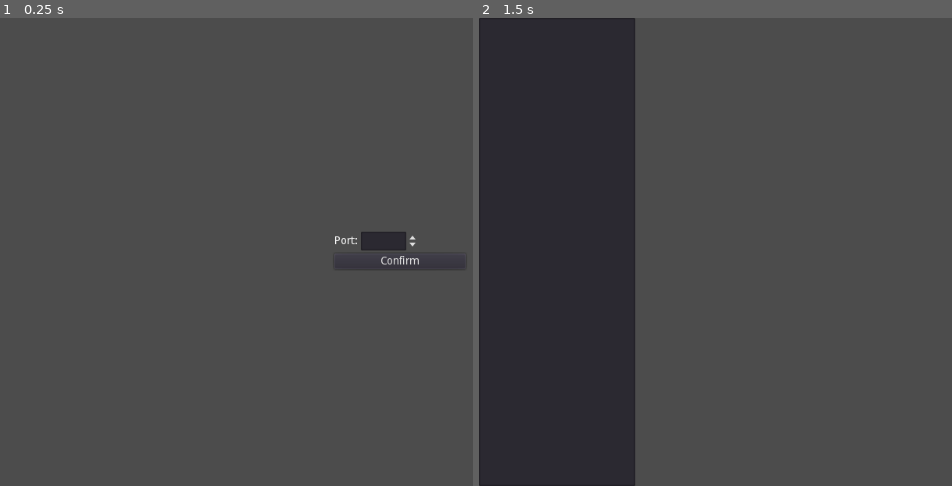
Above: before the commit, frames 1-2 (left to right).
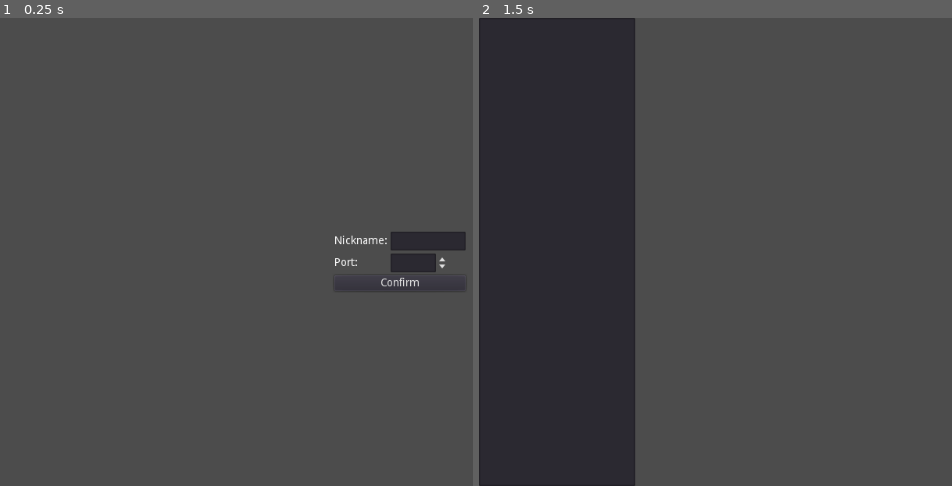
Above: after the commit, the same moments.

Repository: Shatur/joke-science
Game: Godot game, scene res://menu/start_game/start_game.tscn
Same seed, same stepped clock (60 frames per second), same inputs: the game is played once before the commit and once after it. This scene is started directly instead of the project's main scene.
Inputs:
- Up to frame 1 (0.25 s): no input
- Up to frame 2 (1.5 s): click "Confirm" at 0.5 s; tap Enter at 1.25 s

The runs differ from the first frame. In frame 1, 1.2% of the frame differs, in the area x 70-99%, y 45-59%; in frame 2, nothing differs.
Error before the commit: Attempt to call function 'connect' in base 'null instance' on a null instance. (res://core/board.gd:6)

Commit message:
Pass nickname

Diff:
--- a/core/board.gd
+++ b/core/board.gd
@@ -2,9 +2,4 @@
 
 
 func _ready() -> void:
-	# warning-ignore:return_value_discarded
-	get_tree().network_peer.connect("peer_connected", self, "_on_peer_connected")
-
-
-func _on_peer_connected(id: int) -> void:
-	print("Connected: ", str(id))
+	pass
--- /dev/null
+++ b/core/game_state.gd
@@ -0,0 +1,10 @@
+extends Node
+
+
+var player_states: Array
+
+
+mastersync func add_player(nickname: String) -> void:
+	var player_state := PlayerState.new()
+	player_state.nickname = nickname
+	print("Connected: ", nickname)
--- /dev/null
+++ b/core/player_state.gd
@@ -0,0 +1,5 @@
+class_name PlayerState
+extends Node
+
+
+var nickname: String
--- a/menu/start_game/join_game.gd
+++ b/menu/start_game/join_game.gd
@@ -12,4 +12,5 @@
 		return
 
 	get_tree().network_peer = peer
+	yield(peer, "connection_succeeded")
 	._confirm()
--- a/menu/start_game/join_game.tscn
+++ b/menu/start_game/join_game.tscn
@@ -7,35 +7,36 @@
 script = ExtResource( 2 )
 
 [node name="GridContainer" parent="." index="0"]
-margin_bottom = 52.0
+margin_bottom = 80.0
 
-[node name="IpLabel" type="Label" parent="GridContainer" index="0"]
-margin_top = 5.0
-margin_right = 30.0
-margin_bottom = 19.0
+[node name="IpLabel" type="Label" parent="GridContainer" index="2"]
+margin_top = 33.0
+margin_right = 68.0
+margin_bottom = 47.0
 text = "IP:"
 __meta__ = {
 "_edit_use_anchors_": false
 }
 
-[node name="IpLineEdit" type="LineEdit" parent="GridContainer" index="1"]
-margin_left = 34.0
+[node name="IpLineEdit" type="LineEdit" parent="GridContainer" index="3"]
+margin_left = 72.0
+margin_top = 28.0
 margin_right = 168.0
-margin_bottom = 24.0
+margin_bottom = 52.0
 size_flags_horizontal = 3
 text = "127.0.0.1"
 __meta__ = {
 "_edit_use_anchors_": false
 }
 
-[node name="PortLabel" parent="GridContainer" index="2"]
-margin_top = 33.0
-margin_bottom = 47.0
+[node name="PortLabel" parent="GridContainer" index="4"]
+margin_top = 61.0
+margin_bottom = 75.0
 
-[node name="PortSpinBox" parent="GridContainer" index="3"]
-margin_top = 28.0
-margin_bottom = 52.0
+[node name="PortSpinBox" parent="GridContainer" index="5"]
+margin_top = 56.0
+margin_bottom = 80.0
 
 [node name="ConfirmButton" parent="." index="1"]
-margin_top = 56.0
-margin_bottom = 76.0
+margin_top = 84.0
+margin_bottom = 104.0
--- a/menu/start_game/start_game.gd
+++ b/menu/start_game/start_game.gd
@@ -2,10 +2,12 @@
 extends VBoxContainer
 
 
+onready var _nickname_edit: LineEdit = $GridContainer/NicknameEdit
 onready var _port_spinbox: SpinBox = $GridContainer/PortSpinBox
 onready var _error_dialog: AcceptDialog = $ErrorDialog
 
 
 func _confirm():
+	GameState.rpc_id(0, "add_player", _nickname_edit.text)
 	# warning-ignore:return_value_discarded
 	get_tree().change_scene("res://core/board.tscn")
--- a/menu/start_game/start_game.tscn
+++ b/menu/start_game/start_game.tscn
@@ -18,27 +18,40 @@
 
 [node name="GridContainer" type="GridContainer" parent="."]
 margin_right = 168.0
-margin_bottom = 24.0
+margin_bottom = 52.0
 columns = 2
 
+[node name="NicknameLabel" type="Label" parent="GridContainer"]
+margin_top = 5.0
+margin_right = 68.0
+margin_bottom = 19.0
+text = "Nickname:"
+
+[node name="NicknameEdit" type="LineEdit" parent="GridContainer"]
+margin_left = 72.0
+margin_right = 168.0
+margin_bottom = 24.0
+size_flags_horizontal = 3
+
 [node name="PortLabel" type="Label" parent="GridContainer"]
-margin_top = 5.0
-margin_right = 30.0
-margin_bottom = 19.0
+margin_top = 33.0
+margin_right = 68.0
+margin_bottom = 47.0
 text = "Port:"
 
 [node name="PortSpinBox" type="SpinBox" parent="GridContainer"]
-margin_left = 34.0
-margin_right = 108.0
-margin_bottom = 24.0
+margin_left = 72.0
+margin_top = 28.0
+margin_right = 146.0
+margin_bottom = 52.0
 size_flags_horizontal = 0
 max_value = 65535.0
 value = 4444.0
 
 [node name="ConfirmButton" type="Button" parent="."]
-margin_top = 28.0
+margin_top = 56.0
 margin_right = 168.0
-margin_bottom = 48.0
+margin_bottom = 76.0
 text = "Confirm"
 
 [node name="ErrorDialog" type="AcceptDialog" parent="."]
--- a/project.godot
+++ b/project.godot
@@ -9,12 +9,18 @@
 config_version=4
 
 _global_script_classes=[ {
+"base": "Node",
+"class": "PlayerState",
+"language": "GDScript",
+"path": "res://core/player_state.gd"
+}, {
 "base": "VBoxContainer",
 "class": "StartGame",
 "language": "GDScript",
 "path": "res://menu/start_game/start_game.gd"
 } ]
 _global_script_class_icons={
+"PlayerState": "",
 "StartGame": ""
 }
 
@@ -24,6 +30,10 @@
 run/main_scene="res://menu/main_menu.tscn"
 config/icon="res://icon.png"
 
+[autoload]
+
+GameState="*res://core/game_state.gd"
+
 [physics]
 
 common/enable_pause_aware_picking=true
